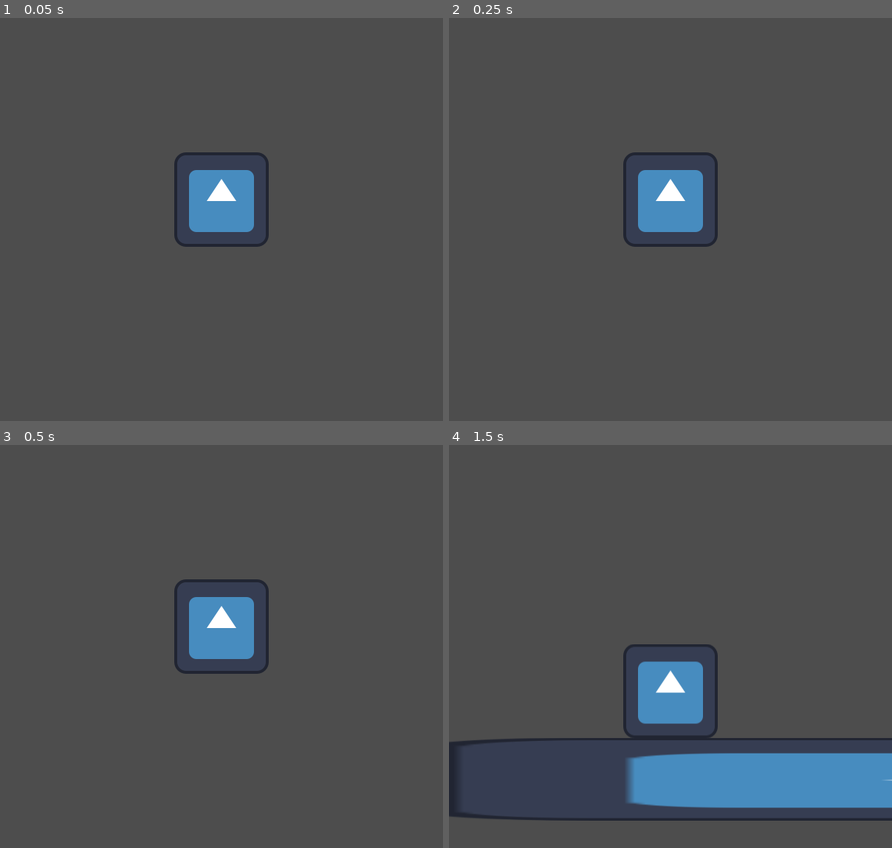
Above: before the commit, frames 1-4 (two rows, left to right).
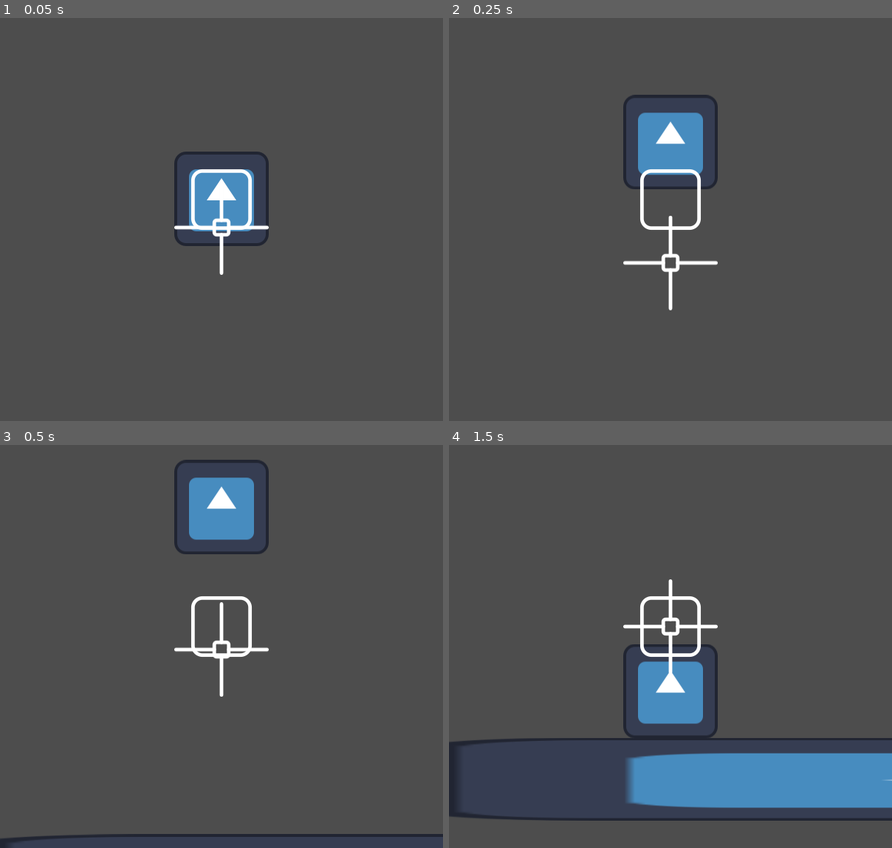
Above: after the commit, the same moments.

Repository: caiolopez/newpro
Game: Godot game, scene res://level.tscn
Same seed, same stepped clock (60 frames per second), same inputs: the game is played once before the commit and once after it. The engine's default icon, where the game draws it, is replaced by a stand-in: a white triangle on a blue panel in a dark square.
Inputs:
- Up to frame 1 (0.05 s): no input
- Up to frame 2 (0.25 s): no input
- Up to frame 3 (0.5 s): no input
- Up to frame 4 (1.5 s): no input

The runs differ from the first frame. In frame 1, 1.0% of the frame differs, in the area x 39-61%, y 33-64%; in frame 2, 5.5%; in frame 3, 6.7%, in the area x 0-100%, y 3-100%; in frame 4, 0.9%.

Commit message:
added lerps (wip)

Diff:
--- a/Camera/camera.gd
+++ b/Camera/camera.gd
@@ -14,9 +14,12 @@
 
 var lockers: Array[Locker] = []
 
-@export var hero: Node2D
-@export var state_machine: StateMachine
-@export var lerp_ratio: Vector2
+@export var hero: Node2D ## What body will the camera follow, primarely. E.g. The main character.
+@export var state_machine: StateMachine ## The state machine that governs this camera controller. Drag-and-drop the state-machine object to this field.
+@export var lerp_ratio: Vector2 = Vector2(0.1,0.1) ## The main smoothing factor.
+@export var catch_up_vel: Vector2 = Vector2(200,10) ## The minimum velocity the body has to move for framing compensation to kick in and attempt to center it to screen.
+@export var lookahead_activation_vel: Vector2 = Vector2(10,0) ## The minimum body velocity that activates the lookahead behavior.
+@export var lookahead_amount: Vector2 = Vector2(50,50) ## The distance the camera frames in advance when performing lookahead.
 var current_lerp_ratio: Vector2
 var current_lookahead: Vector2
 var target: Vector2
@@ -25,6 +28,10 @@
 func _ready():
 	state_machine.start() # starts state machine
 
+func _process(delta):
+	# debug
+	get_node('CameraMarker').global_position = target
+
 func lock_camera(origin, axes: Constants.Axes, lock_position: Vector2, reset_lerp: bool) -> void:
 	lockers.append(Locker.new(origin, axes, lock_position, reset_lerp))
 
@@ -32,3 +39,9 @@
 	for locker in lockers:
 		if locker.origin.get_instance_id() == origin.get_instance_id():
 			lockers.erase(locker)
+
+func lerpVector2(v1: Vector2, v2: Vector2, ratio: Vector2) -> Vector2:
+	return Vector2(
+		lerp(v1.x, v2.x, ratio.x),
+		lerp(v1.y, v2.y, ratio.y)
+	)
--- a/Camera/camera.tscn
+++ b/Camera/camera.tscn
@@ -1,15 +1,18 @@
-[gd_scene load_steps=5 format=3 uid="uid://c48ye6g4s5ufc"]
+[gd_scene load_steps=7 format=3 uid="uid://c48ye6g4s5ufc"]
 
 [ext_resource type="Script" path="res://Camera/camera.gd" id="1_465f0"]
 [ext_resource type="Script" path="res://state_machine.gd" id="2_51bgi"]
 [ext_resource type="Script" path="res://Camera/state_locked.gd" id="3_bvwu3"]
 [ext_resource type="Script" path="res://Camera/state_follow_hero.gd" id="3_u7uha"]
+[ext_resource type="Texture2D" uid="uid://b8rg54dkjrvw4" path="res://Camera/marker_icon_a.png" id="5_kga7k"]
+[ext_resource type="Texture2D" uid="uid://prl8d6n0ya3v" path="res://Camera/marker_icon_b.png" id="6_0iqy3"]
 
 [node name="Camera" type="Camera2D" node_paths=PackedStringArray("state_machine")]
 editor_draw_limits = true
 editor_draw_drag_margin = true
 script = ExtResource("1_465f0")
 state_machine = NodePath("StateMachine")
+lookahead_amount = Vector2(200, 200)
 
 [node name="StateMachine" type="Node" parent="."]
 script = ExtResource("2_51bgi")
@@ -19,3 +22,9 @@
 
 [node name="StateLocked" type="Node" parent="StateMachine"]
 script = ExtResource("3_bvwu3")
+
+[node name="CameraMarker" type="Sprite2D" parent="."]
+texture = ExtResource("5_kga7k")
+
+[node name="TargetMarker" type="Sprite2D" parent="."]
+texture = ExtResource("6_0iqy3")
--- a/Camera/state_follow_hero.gd
+++ b/Camera/state_follow_hero.gd
@@ -1,13 +1,40 @@
 extends CameraState
 
 func on_enter():
-	camera.position = camera.hero.global_position
+	pass
 
 func on_process(delta: float):
 	if camera.lockers.size() > 0:
 		machine.set_state("StateLocked")
 		return
-	camera.position = camera.hero.global_position
+
+	var hero_vel = camera.hero.get_velocity()
+	var hero_dir = camera.hero.facing_direction
+	var la_amount = camera.lookahead_amount
+
+	# Lerp Lerp Smoothing
+	if abs(hero_vel.x) < camera.catch_up_vel.x:
+		camera.current_lerp_ratio.x = camera.lerp_ratio.x
+	else: camera.current_lerp_ratio.x = lerp(camera.current_lerp_ratio.x, 1.0, 0.01)
+
+	if abs(hero_vel.y) < camera.catch_up_vel.y:
+		camera.current_lerp_ratio.y = camera.lerp_ratio.y
+	else: camera.current_lerp_ratio.y = lerp(camera.current_lerp_ratio.y, 1.0, 0.01)
+
+	# Look-ahead management
+	if abs(hero_vel.x) > camera.lookahead_activation_vel.x:
+		camera.current_lookahead.x = lerp(camera.current_lookahead.x, la_amount.x*hero_dir, 0.1)
+	else: camera.current_lookahead.x = lerp(camera.current_lookahead.x, 0.0, 0.1)
+
+	if hero_vel.y > camera.lookahead_activation_vel.y:
+		camera.current_lookahead.y = lerp(camera.current_lookahead.y, la_amount.y, 0.1)
+	else: camera.current_lookahead.y = lerp(camera.current_lookahead.y, 0.0, 0.1)
+
+	# Target acquisition
+	camera.target = camera.hero.global_position + camera.current_lookahead
+
+	# Move camera smoothly towards target
+	camera.position = camera.lerpVector2(camera.position, camera.target, camera.current_lerp_ratio)
 
 func on_process_physics(delta: float):
 	pass
--- a/Camera/state_locked.gd
+++ b/Camera/state_locked.gd
@@ -2,22 +2,24 @@
 
 func on_enter():
 	("locked")
-
+	camera.current_lookahead = Vector2.ZERO
 
 func on_process(delta: float):
 	if camera.lockers.size() == 0:
 		machine.set_state("StateFollowHero")
 		return
 
-	camera.position = camera.hero.position
-
+	# Target acquisition
 	for top_locker in camera.lockers:
 		if top_locker.axes == Constants.Axes.x:
-			camera.position.x = top_locker.lock_position.x
+			camera.target.x = top_locker.lock_position.x
 		elif top_locker.axes == Constants.Axes.y:
-			camera.position.y = top_locker.lock_position.y
+			camera.target.y = top_locker.lock_position.y
 		elif top_locker.axes == Constants.Axes.both:
-			camera.position = top_locker.lock_position
+			camera.target = top_locker.lock_position
+
+	# Move camera smoothly towards target
+	camera.position = camera.lerpVector2(camera.position, camera.target, camera.current_lerp_ratio)
 
 func on_process_physics(delta: float):
 	pass
--- a/level.tscn
+++ b/level.tscn
@@ -23,10 +23,15 @@
 position = Vector2(582, 626)
 scale = Vector2(14.4838, 0.87853)
 
+[node name="Block2" parent="." instance=ExtResource("1_weaqc")]
+position = Vector2(-596, 1299)
+scale = Vector2(14.4838, 0.87853)
+
 [node name="Hero" parent="." instance=ExtResource("2_acvau")]
 
 [node name="Camera" parent="." node_paths=PackedStringArray("hero") instance=ExtResource("3_o6dt5")]
 hero = NodePath("../Hero")
+lookahead_amount = Vector2(200, 200)
 
 [node name="CameraLocker" parent="." instance=ExtResource("4_d4cnc")]
 position = Vector2(1201, 430)
Binary file added: Camera/marker_icon.png
Not shown, added: Camera/marker_icon.png.import
Binary file added: Camera/marker_icon_a.png
Not shown, added: Camera/marker_icon_a.png.import
Binary file added: Camera/marker_icon_b.png
Not shown, added: Camera/marker_icon_b.png.import
Not shown: 5 places in level.tscn that only renumber resources
